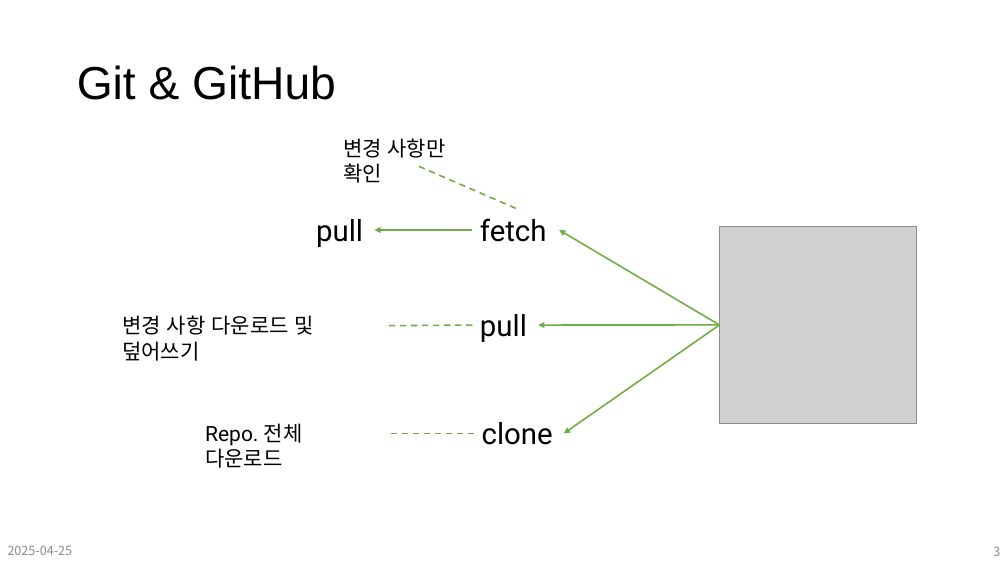
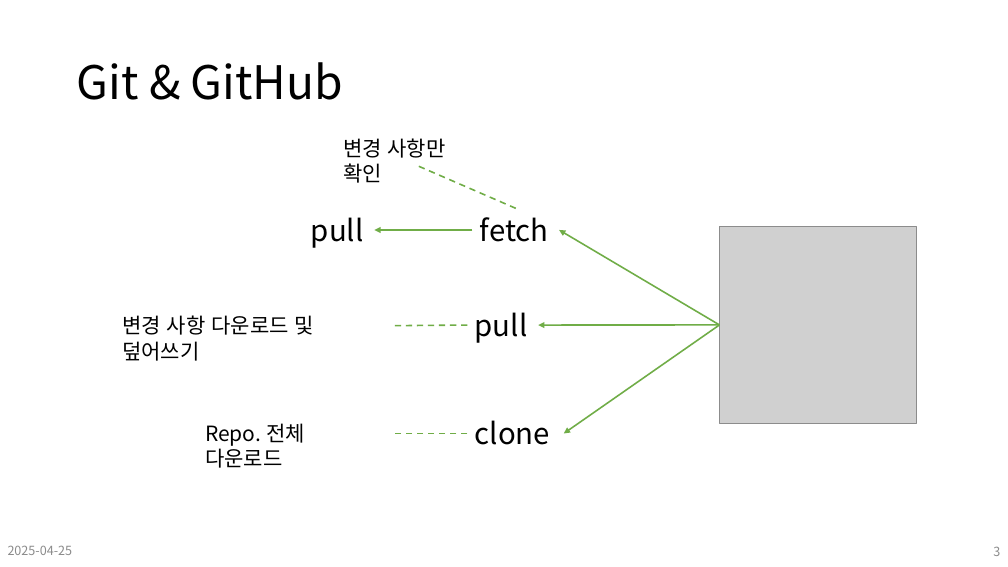
Before and after one commit to Leader-Lesson/KDT_SF_Short_5th, a slide deck: slide 3 of material/07_CSharp_VS_Git.pptx. Drawn at 1008x567 pixels with LibreOffice and Linux fonts; fonts in the diff are those of the drawing; grey boxes stand for pictures; background and template pictures are left out. Boxes give left, top, right and bottom in pixels: in the first picture for what was removed or moved away, otherwise in the second. Text is boxed around its words. In the diff, an @@ line names an element or a change of style, - is before the commit and + after.

```diff
--- a/material/07_CSharp_VS_Git.pptx
+++ b/material/07_CSharp_VS_Git.pptx
@@ title "Git & GitHub" at [77, 62, 343, 100]: font Arial to Noto Sans CJK KR @@
@@ line moved from (473, 325) - (389, 326) to (467, 325) - (392, 326) @@
@@ font Roboto to Noto Sans CJK KR in 6 elements at [480, 217, 549, 242], [122, 315, 314, 361], [205, 423, 305, 468], [311, 217, 364, 248], [475, 312, 528, 343], [475, 420, 550, 445] @@
@@ text "clone": place and size @@
-text "clone" at [482, 422, 553, 445]
+text "clone" at [475, 420, 550, 445]
@@ line moved from (474, 433) - (389, 433) to (467, 433) - (392, 433) @@
```
Also in this commit, not shown: 23 other slides changed, 13 other files.
